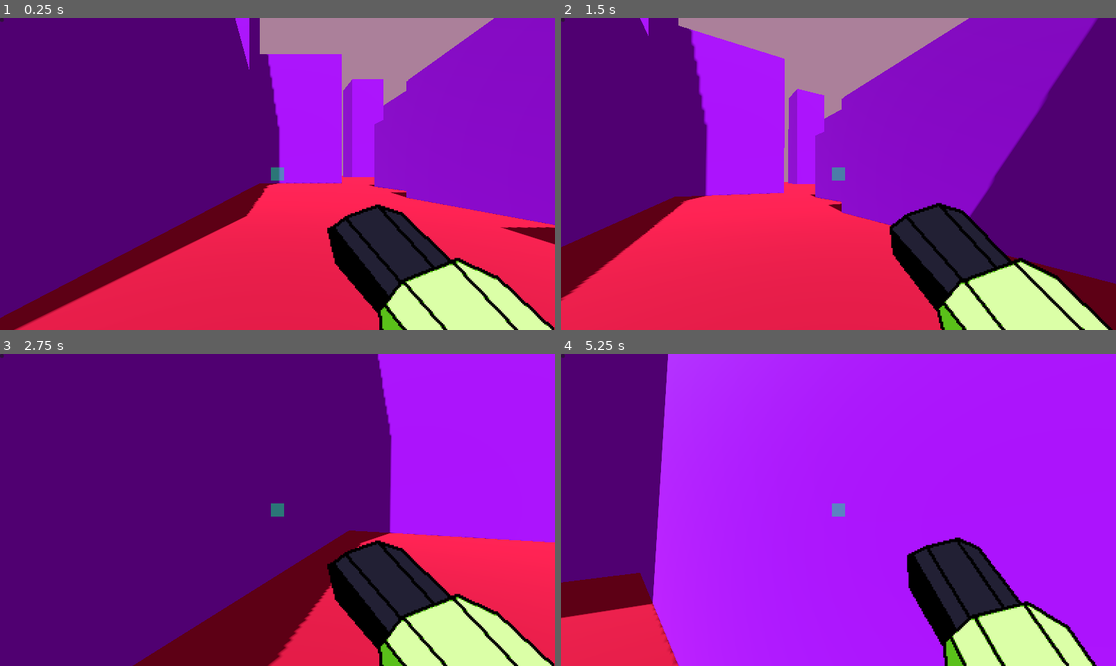
Above: before the commit, frames 1-4 (two rows, left to right).
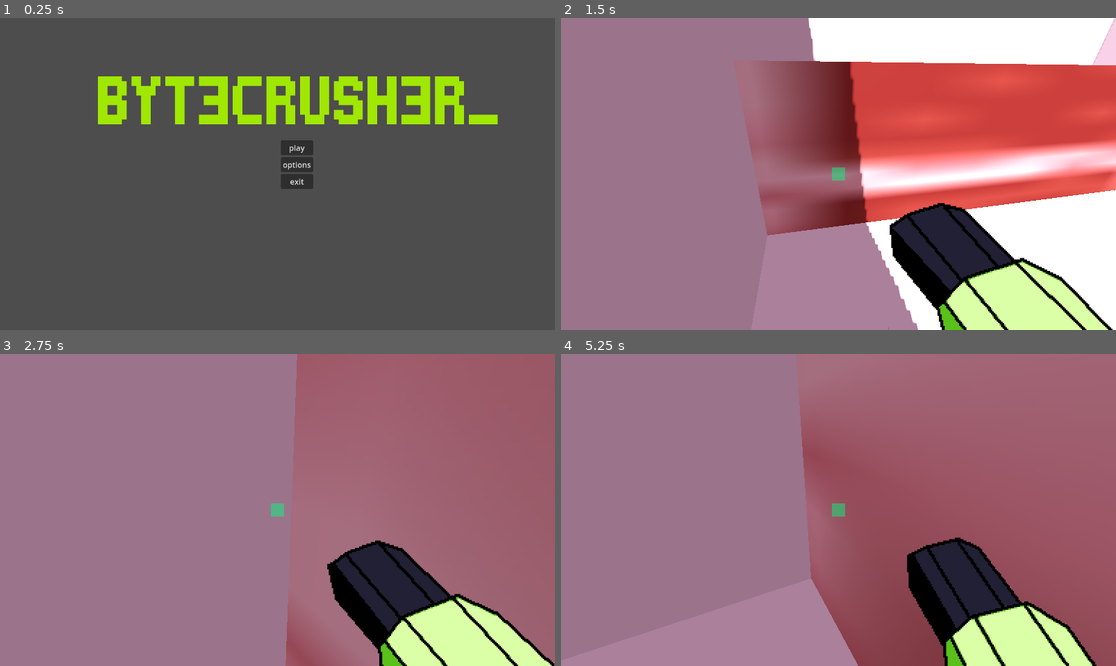
Above: after the commit, the same moments.

Repository: im-ener/Bytecrusher
Game: Godot game, scene res://menu.tscn
Same seed, same stepped clock (60 frames per second), same inputs: the game is played once before the commit and once after it. Before the commit the project starts from res://world.tscn.
Inputs (mouse positions are in pixels of both pictures, inside the frame that each line leads up to):
- Up to frame 1 (0.25 s): no input
- Up to frame 2 (1.5 s): click (860, 149) at 0.5 s, where only the run after the commit has a clickable "play"; tap Enter (ui_accept) at 1.25 s; move the mouse to (866, 174) at 1.27 s; hold W (forward) from 1.28 s (still down); tap G (fly) at 1.35 s
- Up to frame 3 (2.75 s): keep holding W (forward); tap Space (jump) at 1.52, 2.27 s; move the mouse to (249, 510) at 2.02 s; click (249, 510) at 2.1 s
- Up to frame 4 (5.25 s): keep holding W (forward); move the mouse to (849, 503) at 2.77 s; tap G (fly) at 2.85, 4.35 s; move the mouse to (832, 516) at 3.52 s; click (832, 516) at 3.6 s; tap Space (jump) at 3.77, 4.52 s; move the mouse to (877, 513) at 4.27 s; move the mouse to (794, 506) at 5.02 s; click (794, 506) at 5.1 s

The runs differ from the first frame. In frame 1, 100% of the frame differs, in the area x 0-100%, y 0-100%; in frame 2, 90%; in frame 3, 91%; in frame 4, 92%.

Commit message:
fixed menu + menu music
fixed menu
added menu music
added audio folder

Diff:
--- a/Menu.gd
+++ b/Menu.gd
@@ -1,7 +1,8 @@
 extends Control
 
+
 func _on_play_pressed():
-	get_tree().change_scene_to_file("res://world.tscn") # change the res://game.tscn to be what the main game is called
+	get_tree().change_scene_to_file("res://worldold.tscn") # change the res://game.tscn to be what the main game is called
 
 func _on_options_pressed():
 	get_tree().change_scene_to_file("res://optionsMenu.tscn") # change the res://options_menu.tscn to be what the main game is called
--- a/menu.tscn
+++ b/menu.tscn
@@ -1,12 +1,19 @@
-[gd_scene load_steps=2 format=3 uid="uid://2x5aq0lemd85"]
+[gd_scene load_steps=5 format=3 uid="uid://2x5aq0lemd85"]
 
 [ext_resource type="Script" path="res://Menu.gd" id="1_24f2w"]
+[ext_resource type="Texture2D" uid="uid://d2ta4k24vpfs0" path="res://logo.png" id="2_njty0"]
+[ext_resource type="AudioStream" uid="uid://vxjebvjqvwxv" path="res://audio/no more skin lol.wav" id="3_kwkad"]
+[ext_resource type="AudioStream" uid="uid://nu72la7faply" path="res://audio/begin game.wav" id="4_06r5m"]
 
 [node name="Menu" type="Control"]
 layout_mode = 3
 anchors_preset = 15
 anchor_right = 1.0
 anchor_bottom = 1.0
+offset_left = 60.0
+offset_top = 4.0
+offset_right = 60.0
+offset_bottom = 4.0
 grow_horizontal = 2
 grow_vertical = 2
 script = ExtResource("1_24f2w")
@@ -33,6 +40,20 @@
 layout_mode = 2
 text = "exit"
 
+[node name="Logo" type="Sprite2D" parent="."]
+texture_filter = 1
+texture_repeat = 1
+position = Vector2(558, 167)
+scale = Vector2(10, 10)
+texture = ExtResource("2_njty0")
+
+[node name="BackgroundMusic" type="AudioStreamPlayer" parent="."]
+stream = ExtResource("3_kwkad")
+autoplay = true
+
+[node name="AudioStreamPlayer" type="AudioStreamPlayer" parent="."]
+stream = ExtResource("4_06r5m")
+
 [connection signal="pressed" from="MarginContainer/VBoxContainer/Play" to="." method="_on_play_pressed"]
 [connection signal="pressed" from="MarginContainer/VBoxContainer/Options" to="." method="_on_options_pressed"]
 [connection signal="pressed" from="MarginContainer/VBoxContainer/Quit" to="." method="_on_quit_pressed"]
--- a/project.godot
+++ b/project.godot
@@ -11,7 +11,7 @@
 [application]
 
 config/name="ByteCrusher"
-run/main_scene="res://world.tscn"
+run/main_scene="res://menu.tscn"
 config/features=PackedStringArray("4.1", "Forward Plus")
 config/icon="res://bytecrusher beta1 icon.ico"
 
Not shown, added: audio/begin game.wav.import
Not shown, added: audio/cancel menu.wav.import
Not shown, added: audio/no more skin lol.wav.import
Not shown, added: audio/pistol shot.mp3.import
Not shown, added: audio/select menu.wav.import
Binary file added: logo.png
Not shown, added: logo.png.import
Not shown, removed: pistol shot.mp3.import
Not shown, added: audio/begin game.wav
Not shown, added: audio/cancel menu.wav
Not shown, added: audio/no more skin lol.wav
Not shown, added: audio/pistol shot.mp3
(and 2 more such lines)
